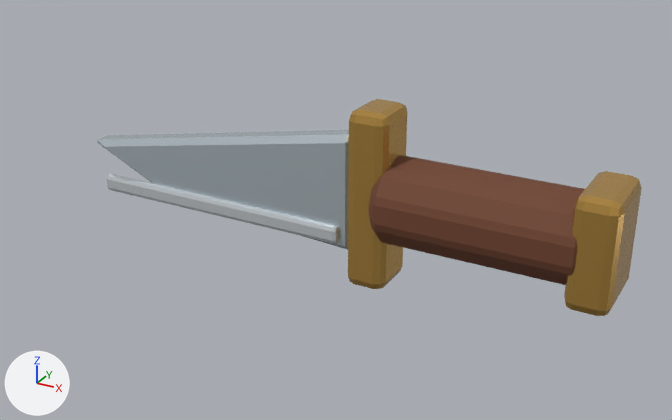
An edit to the glTF model src/game/models/hero/tools/knife.glb, drawn before and after from the same camera.
Before and after are seen from a 50 mm camera at (0.326, -0.911, 0.425) aimed at (-0.157, -0.033, -0.014). The axes (+X, +Y, +Z) are drawn at lower left. The lights are the same throughout. The first picture is the older version. Where no turn or scale is listed for an object, it has been applied to the vertices.

Script lines for the objects in view, before the commit:
```python
me_cube_001 = bpy.data.meshes.new('Cube.001')
me_cube_001.from_pydata(...)  # 56 vertices, 108 faces; spans x -0.065..0.065, y -0.05..0.05, z -0.025..0.025
me_cube_001.materials.append(mat_knife_brass_fittings)  # orange #c89e50
me_cube_002 = bpy.data.meshes.new('Cube.002')
me_cube_002.from_pydata(...)  # 56 vertices, 108 faces; spans x -0.18..0.18, y -0.006..0.006, z -0.012..0.012
me_cube_002.materials.append(mat_knife_bright_edge)  # white #f3faff
ob_knife_cutting_edge = bpy.data.objects.new('Knife cutting edge', me_cube_002)
ob_knife_cutting_edge.location = (-0.34, -0.021, -0.052)
ob_knife_geometry = bpy.data.objects.new('Knife geometry', None)
ob_knife_geometry.parent = ob_hero_foraging_knife_tool
ob_knife_geometry.location = (0.0, 0.0, 0.0)
ob_knife_geometry.rotation_euler = (0.0, 1.571, 0.0)  # degrees (0, 90, 0)
ob_knife_pommel = bpy.data.objects.new('Knife pommel', me_cube_001)
ob_knife_pommel.parent = ob_knife_geometry
ob_knife_pommel.location = (0.0, 0.0, 0.145)
# also in view: 'Knife leather handle' at (0.015, 0.0, 0.0); 'Knife guard' at (-0.12, 0.0, 0.0); 'Knife blade' at (-0.344, 0.0, -0.001)
```
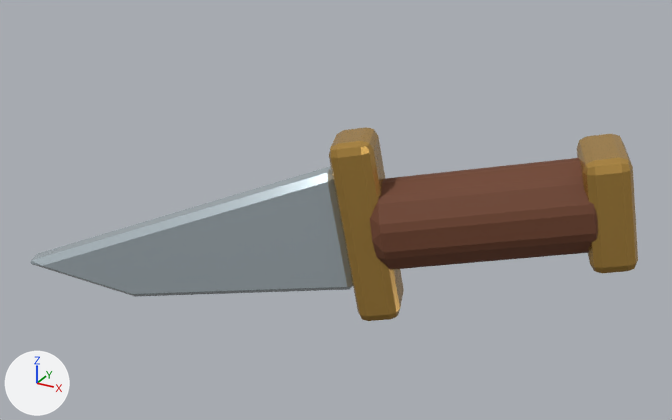
ob_knife_geometry is not drawn itself; it is the parent of ob_knife_blade, ob_knife_guard, ob_knife_leather_handle, ob_knife_pommel.

What the commit changed:
Object 'Knife geometry' (ob_knife_geometry) turns from (0, 90, 0) to (0, 80, 20) degrees about x, y and z.
Object 'Knife cutting edge' (ob_knife_cutting_edge) is deleted.

Where the change shows, as pixel boxes [x1, y1, x2, y2] in the pictures (672 x 420 px):
'Knife blade', turned: before [97, 130, 349, 250]; after [31, 166, 353, 297]
'Knife leather handle', turned: before [368, 156, 585, 285]; after [370, 158, 598, 270]
'Knife guard', turned: before [348, 99, 407, 289]; after [329, 127, 404, 321]
'Knife pommel', turned: before [564, 171, 642, 316]; after [577, 134, 638, 273]
'Knife cutting edge', deleted: before [107, 174, 339, 243]
